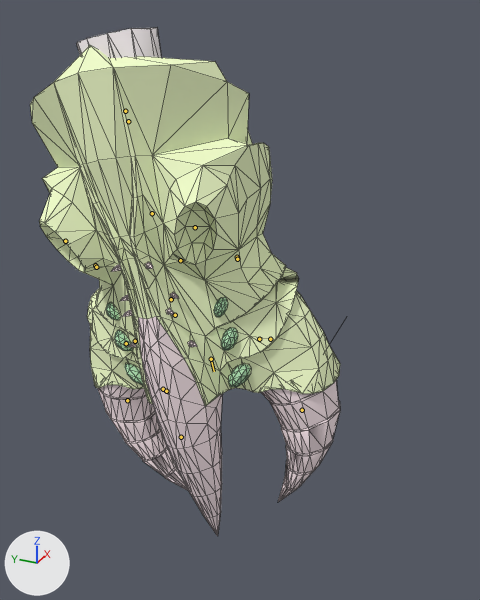
The Blender file models/BlenderFiles/Hgun.blend: old version first, new version second.
The view is the same before and after, from a 50 mm lens placed at (-35.4, -19.0, 11.2), pointed at (-0.7, -3.4, -6.1). The lights are fixed; the arrows at lower left show +X, +Y and +Z. Both versions are drawn at frame 0 of the action 'Shoot'; the numbers are the values there. The bones that bend it are drawn over the model as lines. Mesh edges are drawn as thin lines.

Objects in the first picture: 'v_Hgun_Template_Biped1', 'v_hgun_v_gordon_hands_ref'.
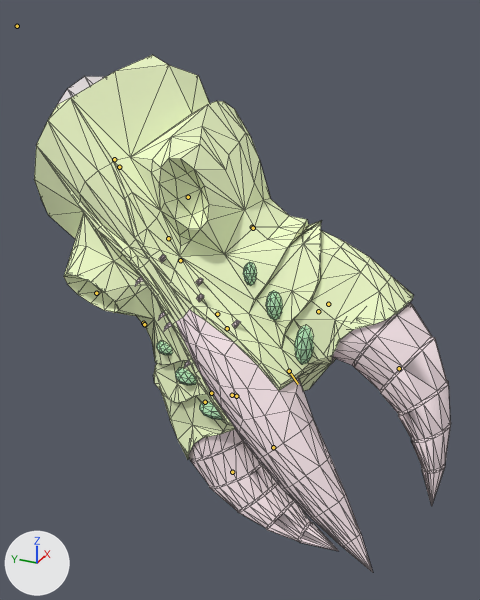
The change, as a list of edits to the scene's bpy script:
```text
Change bone_bip01_pelvis:
    where bone_bip01_pelvis = bpy.data.objects['v_hgun.qc_skeleton'].pose.bones['Bip01 Pelvis']  # child of 'Bip01'
    bone_bip01_pelvis.location: (-4.14, -8.81, 1.22) -> (-5.96, -5.44, 2.25)
    bone_bip01_pelvis.rotation_euler: (1.571, 0.0, 1.344) -> (1.536, 0.209, 0.75)  # degrees (90, 0, 77) -> degrees (88, 12, 43)
```

Boxes [x1, y1, x2, y2] around the edits, measured in the pictures (480 x 600 px):
'v_Hgun_Template_Biped1', posed (34% wider): before [30, 45, 340, 536]; after [34, 55, 451, 572]
'v_hgun_v_gordon_hands_ref', posed: before [77, 27, 162, 58]; after [56, 76, 104, 106]
bone 'Bip01 Pelvis', root to tip: before (125, 111) to (126, 111); after (114, 159) to (115, 159)
